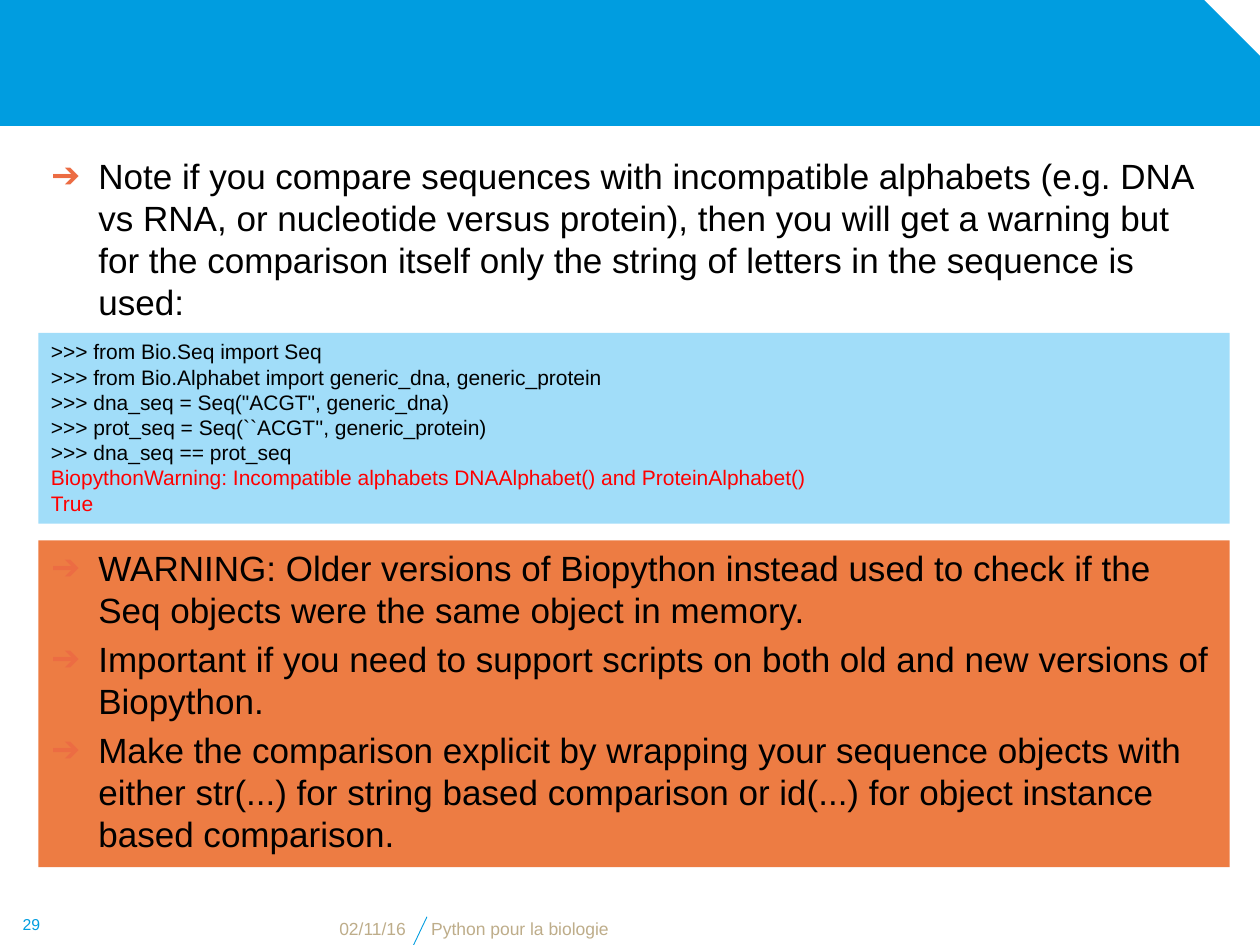
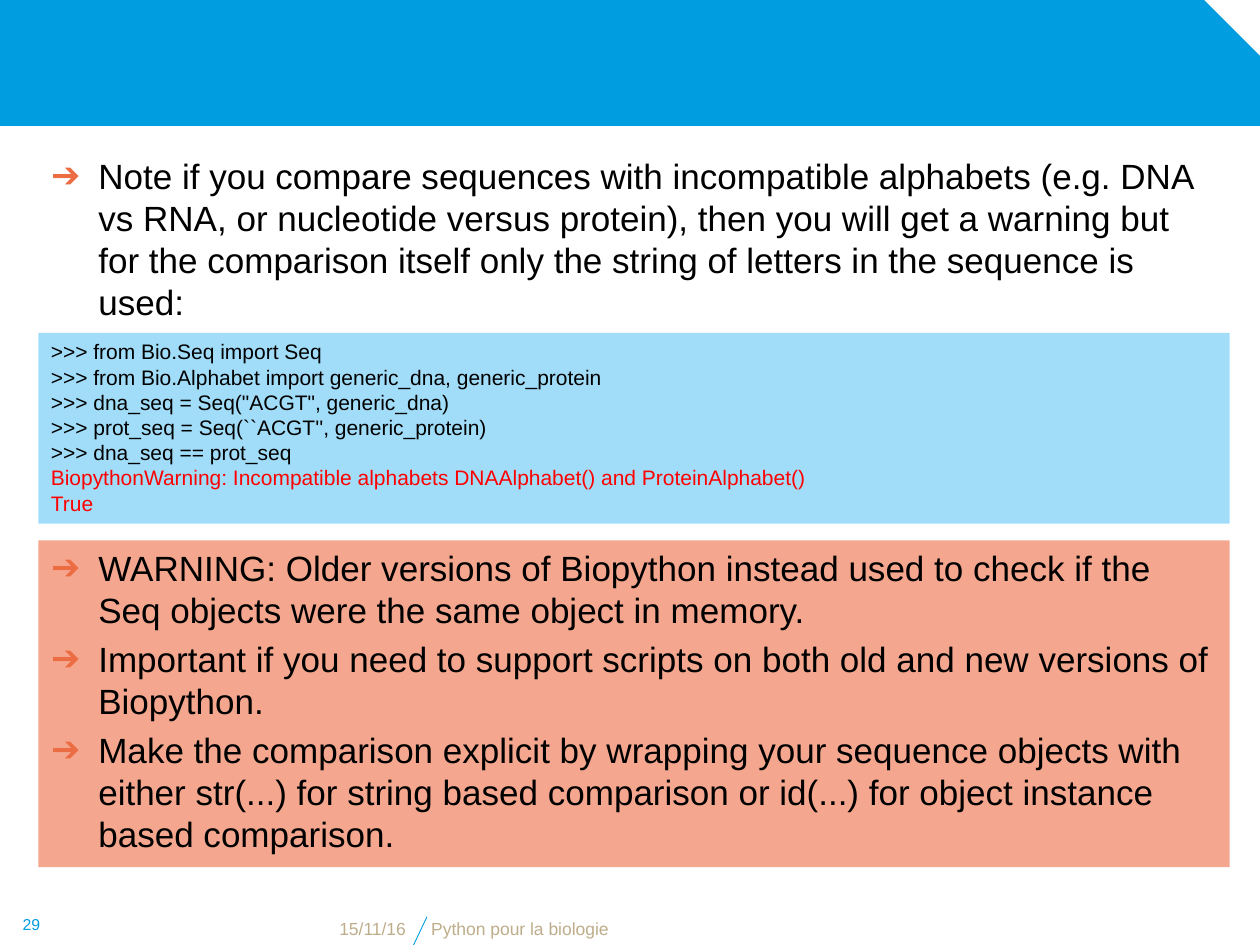
Before and after one commit to bdartigues/python_cnrs_formation, a slide deck: slide 29 of slides/python_biopython_Seq_Object.pptx. Drawn at 1260x945 pixels with LibreOffice and Linux fonts; fonts in the diff are those of the drawing; background and template pictures are left out. Boxes give left, top, right and bottom in pixels: in the first picture for what was removed or moved away, otherwise in the second. Text is boxed around its words. In the diff, an @@ line names an element or a change of style, - is before the commit and + after.

```diff
--- a/slides/python_biopython_Seq_Object.pptx
+++ b/slides/python_biopython_Seq_Object.pptx
@@ rectangle "WARNING: Older versions of Biopython ..." at (39, 541, 1230, 868): fill #ED7C43 to #F4A78E @@
@@ text at (339, 922, 406, 935): text changed @@
-02/11/16
+15/11/16
```
Also in this commit, not shown: 30 other slides changed, 4 other files.
